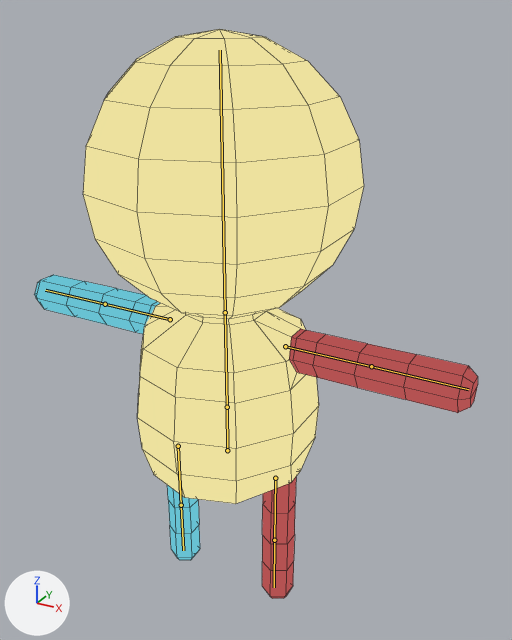
The Blender file Assets/Models/Characters/template2.blend: old version first, new version second.
One viewpoint serves both versions: a camera (50 mm lens) standing at (1.33, -2.07, 2.24) and looking at (0.15, 0.08, 1.17). Every picture has the same lights, and +X, +Y and +Z are marked at lower left. The bones that bend it are drawn over the model as lines. Mesh edges are drawn as thin lines.
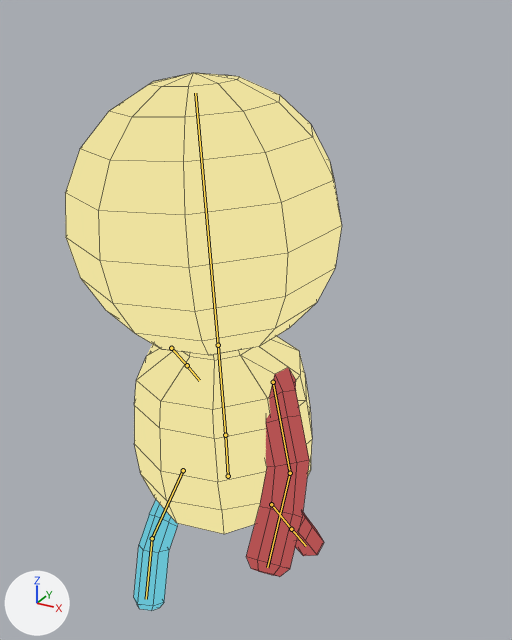
The newer file adds an action. The first version stands in its rest pose; the second is drawn at frame 30 of the action 'Walking'.

Where the change shows, as pixel boxes [x1, y1, x2, y2] in the pictures (512 x 640 px):
'Cylinder', posed (38% narrower)
    before: [34, 29, 478, 598]
    after: [65, 73, 342, 611]
bone 'Bone', root to tip
    before: (227, 450) to (227, 407)
    after: (228, 476) to (225, 435)
bone 'Bone.001', root to tip
    before: (227, 407) to (225, 312)
    after: (225, 435) to (218, 345)
bone 'Bone.002', root to tip
    before: (225, 312) to (220, 50)
    after: (218, 345) to (195, 93)
bone 'Bone.003_L', root to tip
    before: (170, 319) to (105, 304)
    after: (171, 348) to (187, 365)
bone 'Bone.004_L', root to tip
    before: (105, 304) to (45, 290)
    after: (187, 365) to (199, 380)
bone 'Bone.003_R', root to tip
    before: (285, 346) to (371, 366)
    after: (273, 382) to (290, 473)
bone 'Bone.004_R', root to tip
    before: (371, 366) to (468, 389)
    after: (290, 473) to (267, 567)
bone 'Bone.005_L', root to tip
    before: (178, 446) to (181, 505)
    after: (183, 470) to (152, 538)
bone 'Bone.006_L', root to tip
    before: (181, 505) to (183, 550)
    after: (152, 538) to (146, 599)
bone 'Bone.005_R', root to tip
    before: (275, 478) to (274, 540)
    after: (271, 504) to (291, 529)

The change, as a diff of the scene's bpy script:
```diff
--- a/Assets/Models/Characters/template2.blend.py
+++ b/Assets/Models/Characters/template2.blend.py
@@ bone_bone @@
 bone_bone = bpy.data.objects['Armature'].pose.bones['Bone']
-bone_bone.location = (0.0, 0.0, 0.0)
-bone_bone.rotation_quaternion = (1.0, 0.0, 0.0, 0.0)  # degrees (0, 0, 0)
+bone_bone.location = (0.0, -0.124, 0.0)
+bone_bone.rotation_quaternion = (0.997, 0.022, -0.079, 0.008)  # degrees (2, -9, 1)
@@ bone_bone_001 @@
 bone_bone_001 = bpy.data.objects['Armature'].pose.bones['Bone.001']  # child of 'Bone'
-bone_bone_001.rotation_quaternion = (1.0, 0.0, 0.0, 0.0)  # degrees (0, 0, 0)
+bone_bone_001.rotation_quaternion = (1.0, 0.001, 0.0, 0.008)  # degrees (0, 0, 1)
@@ bone_bone_002 @@
 bone_bone_002 = bpy.data.objects['Armature'].pose.bones['Bone.002']  # child of 'Bone.001'
-bone_bone_002.rotation_quaternion = (1.0, 0.0, 0.0, 0.0)  # degrees (0, 0, 0)
+bone_bone_002.rotation_quaternion = (1.0, 0.003, -0.006, 0.001)  # degrees (0, -1, 0)
@@ bone_bone_003_l @@
 bone_bone_003_l = bpy.data.objects['Armature'].pose.bones['Bone.003_L']  # child of 'Bone.001'
-bone_bone_003_l.rotation_quaternion = (1.0, 0.0, 0.0, 0.0)  # degrees (0, 0, 0)
+bone_bone_003_l.rotation_quaternion = (0.807, -0.25, -0.235, 0.481)  # degrees (-39, -8, 64)
@@ bone_bone_004_l @@
 bone_bone_004_l = bpy.data.objects['Armature'].pose.bones['Bone.004_L']  # child of 'Bone.003_L'
-bone_bone_004_l.rotation_quaternion = (1.0, 0.0, 0.0, 0.0)  # degrees (0, 0, 0)
+bone_bone_004_l.rotation_quaternion = (0.997, 0.001, 0.072, 0.003)  # degrees (0, 8, 0)
@@ bone_bone_003_r @@
 bone_bone_003_r = bpy.data.objects['Armature'].pose.bones['Bone.003_R']  # child of 'Bone.001'
-bone_bone_003_r.rotation_quaternion = (1.0, 0.0, 0.0, 0.0)  # degrees (0, 0, 0)
+bone_bone_003_r.rotation_quaternion = (0.842, 0.126, -0.153, -0.503)  # degrees (22, -8, -63)
@@ bone_bone_004_r @@
 bone_bone_004_r = bpy.data.objects['Armature'].pose.bones['Bone.004_R']  # child of 'Bone.003_R'
-bone_bone_004_r.rotation_quaternion = (1.0, 0.0, 0.0, 0.0)  # degrees (0, 0, 0)
+bone_bone_004_r.rotation_quaternion = (0.97, 0.169, -0.097, -0.148)  # degrees (21, -8, -19)
@@ bone_bone_005_l @@
 bone_bone_005_l = bpy.data.objects['Armature'].pose.bones['Bone.005_L']  # child of 'Bone'
-bone_bone_005_l.location = (0.0, 0.0, 0.0)
-bone_bone_005_l.rotation_quaternion = (1.0, 0.0, 0.0, 0.0)  # degrees (0, 0, 0)
+bone_bone_005_l.location = (-0.012, 0.011, -0.001)
+bone_bone_005_l.rotation_quaternion = (0.902, -0.05, 0.008, 0.43)  # degrees (-5, 3, 51)
@@ bone_bone_006_l @@
 bone_bone_006_l = bpy.data.objects['Armature'].pose.bones['Bone.006_L']  # child of 'Bone.005_L'
-bone_bone_006_l.location = (0.0, 0.0, 0.0)
-bone_bone_006_l.rotation_quaternion = (1.0, 0.0, 0.0, 0.0)  # degrees (0, 0, 0)
+bone_bone_006_l.location = (-0.009, 0.016, -0.001)
+bone_bone_006_l.rotation_quaternion = (0.974, -0.025, 0.008, -0.226)  # degrees (-3, 0, -26)
@@ bone_bone_005_r @@
 bone_bone_005_r = bpy.data.objects['Armature'].pose.bones['Bone.005_R']  # child of 'Bone'
-bone_bone_005_r.location = (0.0, 0.0, 0.0)
-bone_bone_005_r.rotation_quaternion = (1.0, 0.0, 0.0, 0.0)  # degrees (0, 0, 0)
+bone_bone_005_r.location = (-0.012, -0.011, -0.001)
+bone_bone_005_r.rotation_quaternion = (0.959, -0.041, 0.0, 0.282)  # degrees (-4, 1, 33)
```
